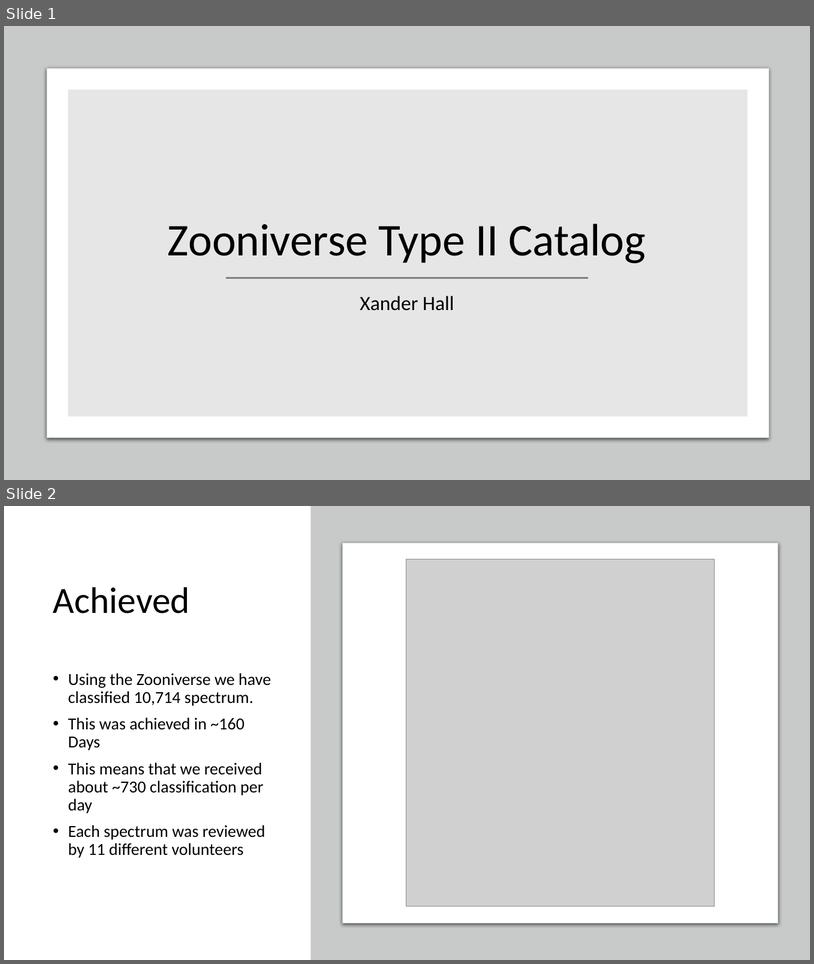
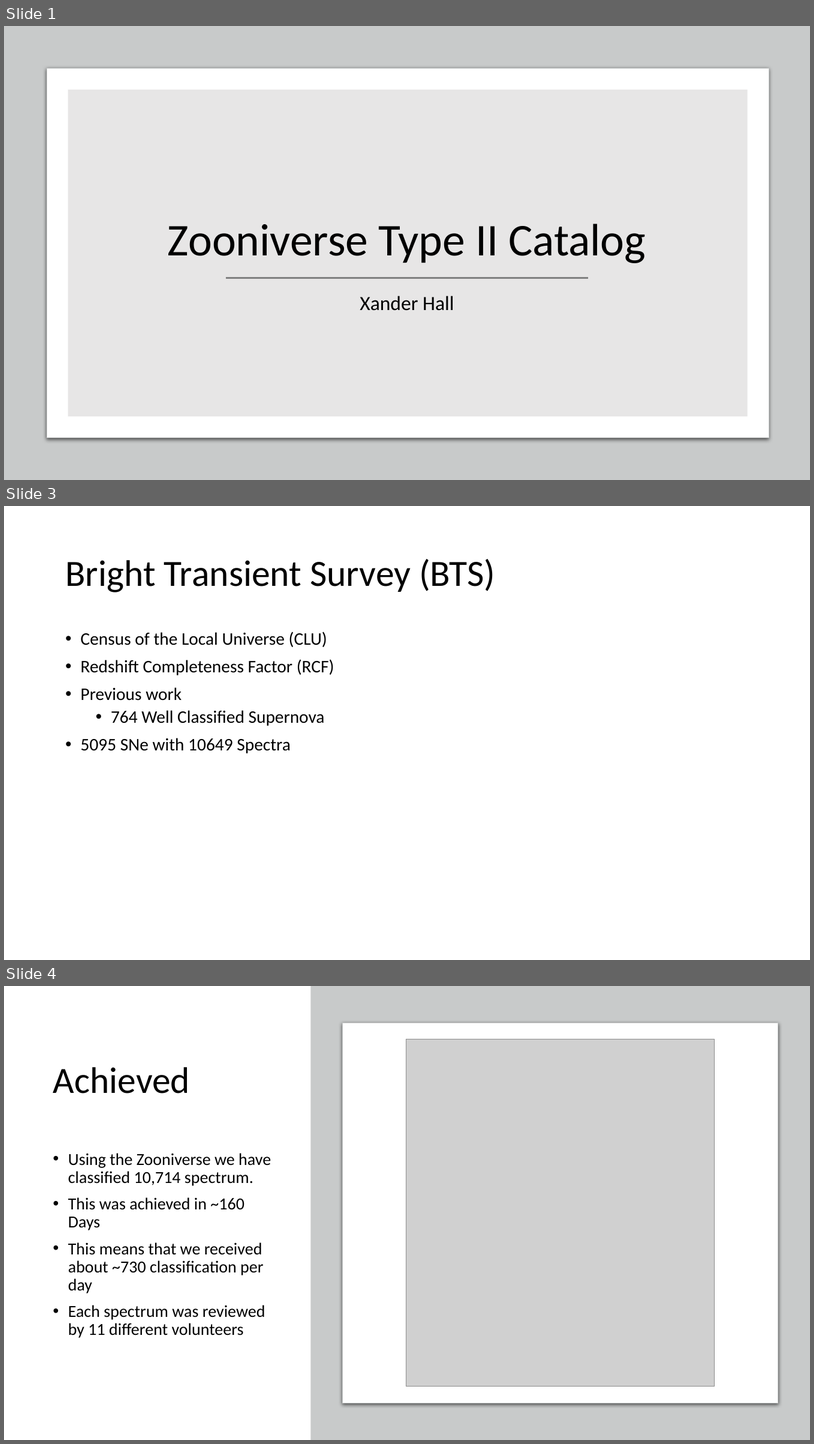
Before and after one commit to Hallflower20/supernova-spectrum-analysis, a slide deck: Presentations/Type II Update.pptx. Shown one above the other, each under a label of ours: slides 1 and 2 before the commit, slides 1, 3 and 4 after it; the slides between them are not shown. The pictures are 814x964 and 814x1444 pixels, drawn with LibreOffice and Linux fonts; fonts in the diff are those of the drawing; grey boxes stand for pictures. Boxes give left, top, right and bottom in pixels: in the first picture for what was removed or moved away, otherwise in the second. Text is boxed around its words. In the diff, an @@ line names an element or a change of style, - is before the commit and + after.

```diff
--- a/Presentations/Type II Update.pptx
+++ b/Presentations/Type II Update.pptx
@@ slide 3 added at [4,506,810,960], background #FFFFFF @@
@@ title added at [65,559,495,592], 44 pt, text #000000 @@
+Bright Transient Survey (BTS)
@@ text added at [81,631,335,753], 21 pt, text #000000 @@
+• Census of the Local Universe (CLU)
+• Redshift Completeness Factor (RCF)
+• Previous work
+  • 764 Well Classified Supernova
+• 5095 SNe with 10649 Spectra
@@ what was slide 2 is now slide 4 @@
```
Also in this commit, not shown: 2 slides changed, 2 other slides added, 12 other files.
